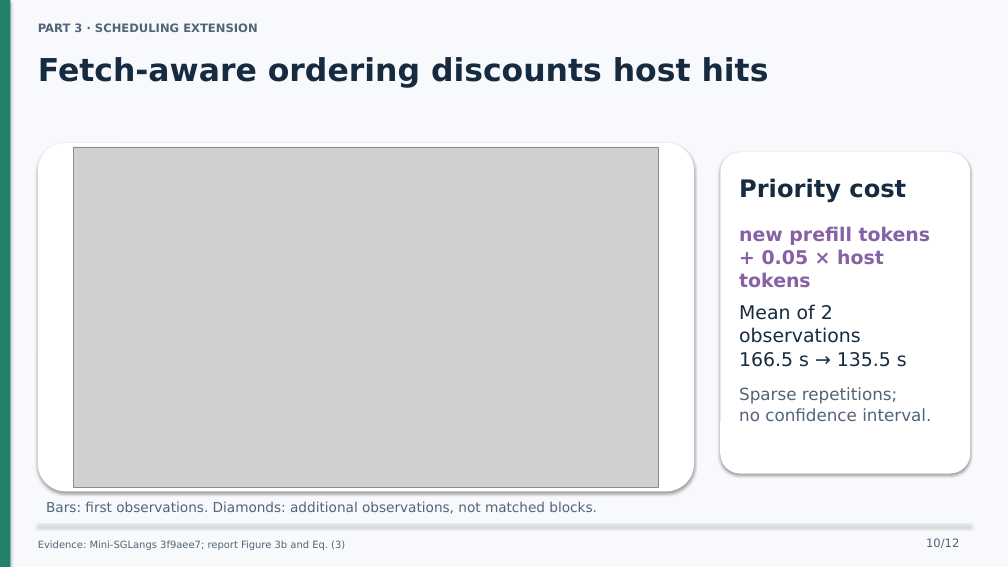
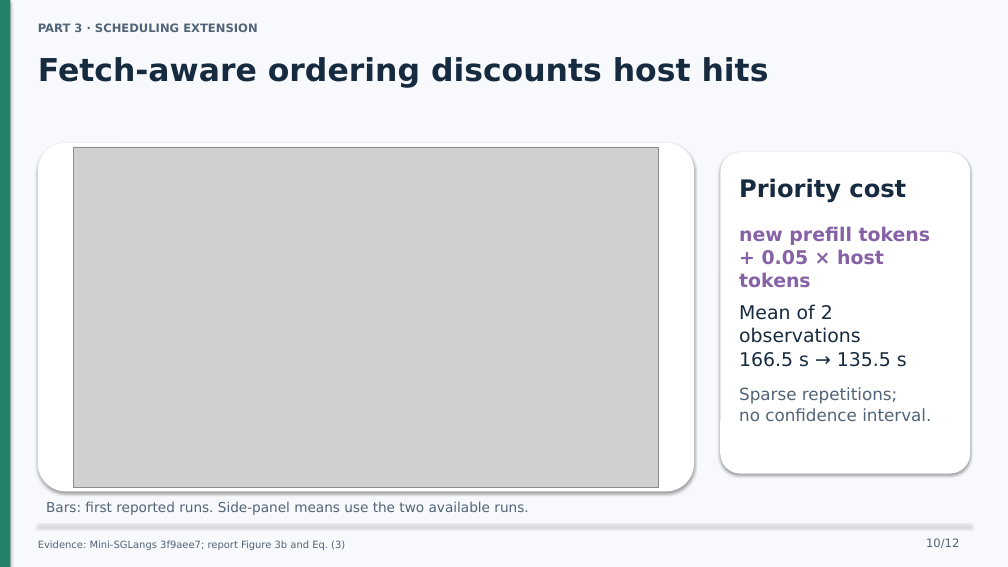
Before and after one commit to ahz-r3v/Distributed-System-Project, a slide deck: slide 10 of presentation/cachewise-10-minute-talk.pptx. Drawn at 1008x567 pixels with LibreOffice and Linux fonts; fonts in the diff are those of the drawing; grey boxes stand for pictures. Boxes give left, top, right and bottom in pixels: in the first picture for what was removed or moved away, otherwise in the second. Text is boxed around its words. In the diff, an @@ line names an element or a change of style, - is before the commit and + after.

```diff
--- a/presentation/cachewise-10-minute-talk.pptx
+++ b/presentation/cachewise-10-minute-talk.pptx
@@ text at [46,501,528,515]: text changed @@
-Bars: first observations. Diamonds: additional observations, not matched blocks.
+Bars: first reported runs. Side-panel means use the two available runs.
```
Also in this commit, not shown: 1 other slide changed, 9 other files.
